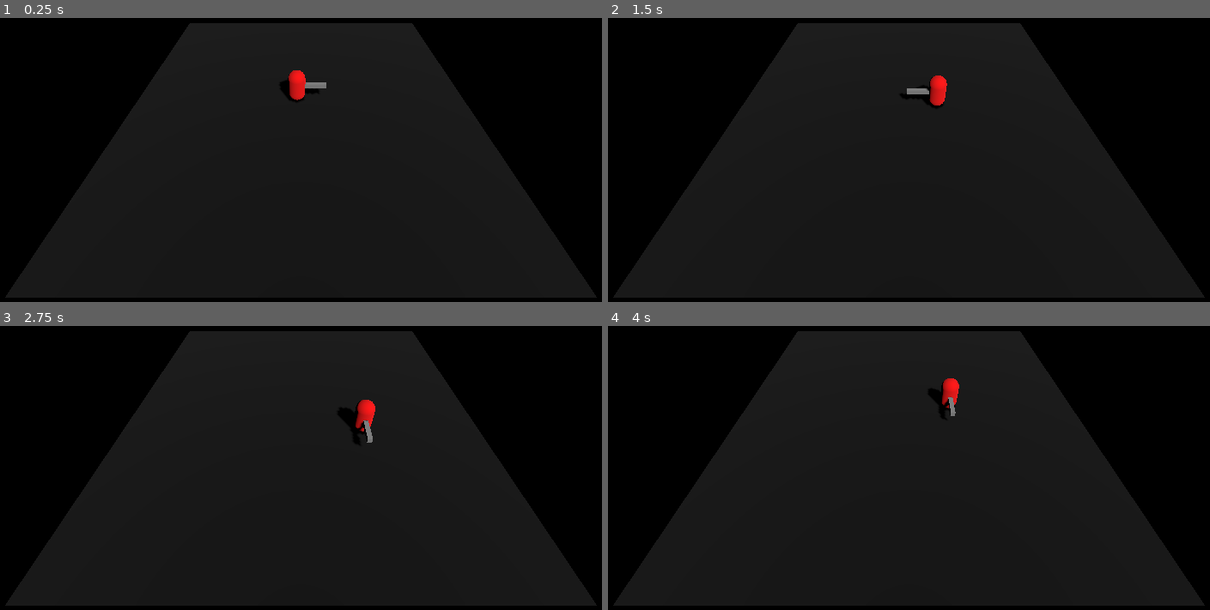
Above: before the commit, frames 1-4 (two rows, left to right).
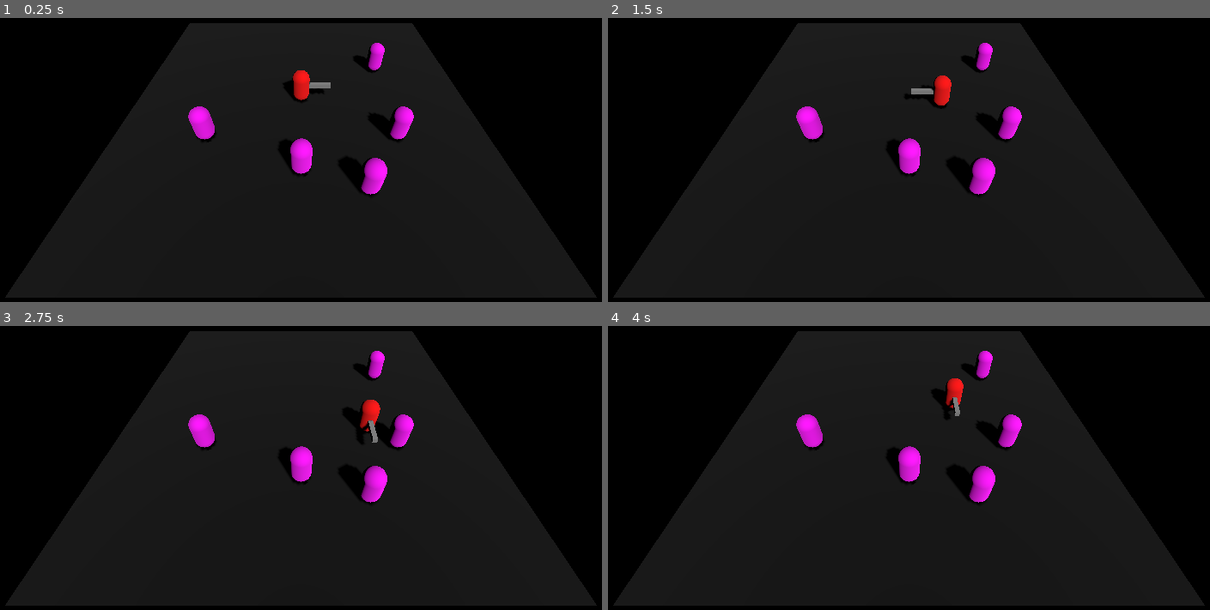
Above: after the commit, the same moments.

Repository: ralabate/salamander-sorcerer-remake
Game: Godot game, scene res://main.tscn
The game is run twice, just before and just after one commit, with the same random seed, the same clock (stepped at 60 frames per second) and the same inputs.
Inputs:
- Up to frame 1 (0.25 s): no input
- Up to frame 2 (1.5 s): tap Enter (ui_accept) at 0.5, 0.77 s; hold Right (ui_right) 0.53-1.28 s; hold Down (ui_down) from 1.28 s (still down)
- Up to frame 3 (2.75 s): tap Enter (ui_accept) at 1.52 s; release Down (ui_down) at 2.03 s; hold Right (ui_right) from 2.03 s (still down)
- Up to frame 4 (4 s): release Right (ui_right) at 2.78 s; hold Up (ui_up) 2.78-3.53 s; tap Enter (ui_accept) at 3.02, 3.77 s; hold Left (ui_left) from 3.53 s (still down)

The runs differ from the first frame. In frame 1, 2.3% of the frame differs, in the area x 31-69%, y 8-63%; in frame 2, 2.3%; in frame 3, 2.4%; in frame 4, 2.3%.

Commit message:
you can swat badguys

Diff:
--- /dev/null
+++ b/salamander/badguy.tscn
@@ -0,0 +1,19 @@
+[gd_scene load_steps=4 format=3 uid="uid://3ofau3e2i0v1"]
+
+[sub_resource type="CapsuleShape3D" id="CapsuleShape3D_yljcb"]
+
+[sub_resource type="StandardMaterial3D" id="StandardMaterial3D_lf2yb"]
+albedo_color = Color(1, 0, 1, 1)
+
+[sub_resource type="CapsuleMesh" id="CapsuleMesh_apgvv"]
+material = SubResource("StandardMaterial3D_lf2yb")
+
+[node name="Badguy" type="RigidBody3D" groups=["badguys"]]
+
+[node name="CollisionShape3D" type="CollisionShape3D" parent="."]
+transform = Transform3D(1, 0, 0, 0, 1, 0, 0, 0, 1, 0, 1, 0)
+shape = SubResource("CapsuleShape3D_yljcb")
+
+[node name="MeshInstance3D" type="MeshInstance3D" parent="."]
+transform = Transform3D(1, 0, 0, 0, 1, 0, 0, 0, 1, 0, 1, 0)
+mesh = SubResource("CapsuleMesh_apgvv")
--- a/salamander/main.tscn
+++ b/salamander/main.tscn
@@ -1,6 +1,7 @@
-[gd_scene load_steps=6 format=3 uid="uid://d3l7dwjff10l3"]
+[gd_scene load_steps=7 format=3 uid="uid://d3l7dwjff10l3"]
 
 [ext_resource type="PackedScene" uid="uid://c7gckhdb1qr1l" path="res://player.tscn" id="1_ig7tw"]
+[ext_resource type="PackedScene" uid="uid://3ofau3e2i0v1" path="res://badguy.tscn" id="2_0xm2m"]
 
 [sub_resource type="Environment" id="Environment_ig7tw"]
 background_mode = 1
@@ -38,3 +39,18 @@
 
 [node name="Camera3D" type="Camera3D" parent="."]
 transform = Transform3D(1, 0, 0, 0, 0.7071068, 0.7071068, 0, -0.7071068, 0.7071068, 0, 10.5, 11.5)
+
+[node name="Badguy" parent="." instance=ExtResource("2_0xm2m")]
+transform = Transform3D(1, 0, 0, 0, 1, 0, 0, 0, 1, -5, 0, 3)
+
+[node name="Badguy2" parent="." instance=ExtResource("2_0xm2m")]
+transform = Transform3D(1, 0, 0, 0, 1, 0, 0, 0, 1, 0, 0, 5)
+
+[node name="Badguy3" parent="." instance=ExtResource("2_0xm2m")]
+transform = Transform3D(1, 0, 0, 0, 1, 0, 0, 0, 1, 5, 0, -3)
+
+[node name="Badguy4" parent="." instance=ExtResource("2_0xm2m")]
+transform = Transform3D(1, 0, 0, 0, 1, 0, 0, 0, 1, 5, 0, 3)
+
+[node name="Badguy5" parent="." instance=ExtResource("2_0xm2m")]
+transform = Transform3D(1, 0, 0, 0, 1, 0, 0, 0, 1, 3, 0, 6)
--- a/salamander/player.gd
+++ b/salamander/player.gd
@@ -5,6 +5,11 @@
 
 @onready var visual: MeshInstance3D = %Visual
 @onready var animation_player: AnimationPlayer = %AnimationPlayer
+@onready var sword_area: Area3D = %SwordArea
+
+
+func _ready() -> void:
+	sword_area.body_entered.connect(_on_body_entered_sword_area)
 
 
 func _physics_process(_delta: float) -> void:
@@ -24,3 +29,11 @@
 		visual.look_at(visual.global_position + direction, Vector3.UP)
 
 	move_and_slide()
+
+
+func _on_body_entered_sword_area(body: Node3D) -> void:
+	if not body.is_in_group("badguys"):
+		return
+
+	var rigid_body = body as RigidBody3D
+	rigid_body.apply_impulse(body.transform.basis.z * 10.0)
--- a/salamander/player.tscn
+++ b/salamander/player.tscn
@@ -30,6 +30,18 @@
 "update": 0,
 "values": [Vector3(0, 0, 0)]
 }
+tracks/1/type = "value"
+tracks/1/imported = false
+tracks/1/enabled = true
+tracks/1/path = NodePath("Visual/SwordPivot/Sword/SwordArea:monitoring")
+tracks/1/interp = 1
+tracks/1/loop_wrap = true
+tracks/1/keys = {
+"times": PackedFloat32Array(0),
+"transitions": PackedFloat32Array(1),
+"update": 1,
+"values": [false]
+}
 
 [sub_resource type="Animation" id="Animation_4flbx"]
 resource_name = "swipe"
@@ -45,6 +57,18 @@
 "transitions": PackedFloat32Array(1, 1, 1, 1),
 "update": 0,
 "values": [Vector3(0, 0, 0), Vector3(0, -0.7853982, 0), Vector3(0, 3.1415927, 0), Vector3(0, 0, 0)]
+}
+tracks/1/type = "value"
+tracks/1/imported = false
+tracks/1/enabled = true
+tracks/1/path = NodePath("Visual/SwordPivot/Sword/SwordArea:monitoring")
+tracks/1/interp = 1
+tracks/1/loop_wrap = true
+tracks/1/keys = {
+"times": PackedFloat32Array(0, 0.0333, 0.2),
+"transitions": PackedFloat32Array(1, 1, 1),
+"update": 1,
+"values": [false, true, false]
 }
 
 [sub_resource type="AnimationLibrary" id="AnimationLibrary_onrkg"]
@@ -73,9 +97,11 @@
 mesh = SubResource("BoxMesh_4flbx")
 skeleton = NodePath("../../..")
 
-[node name="RigidBody3D" type="RigidBody3D" parent="Visual/SwordPivot/Sword"]
+[node name="SwordArea" type="Area3D" parent="Visual/SwordPivot/Sword"]
+unique_name_in_owner = true
+monitoring = false
 
-[node name="CollisionShape3D" type="CollisionShape3D" parent="Visual/SwordPivot/Sword/RigidBody3D"]
+[node name="CollisionShape3D" type="CollisionShape3D" parent="Visual/SwordPivot/Sword/SwordArea"]
 shape = SubResource("BoxShape3D_onrkg")
 
 [node name="AnimationPlayer" type="AnimationPlayer" parent="."]
--- a/salamander/project.godot
+++ b/salamander/project.godot
@@ -18,3 +18,7 @@
 [editor]
 
 movie_writer/movie_file="C:/Users/Carlos/Documents/Godot Projects/salamander-sorcerer-remake/movies/moving_picture.avi"
+
+[global_group]
+
+badguys=""
